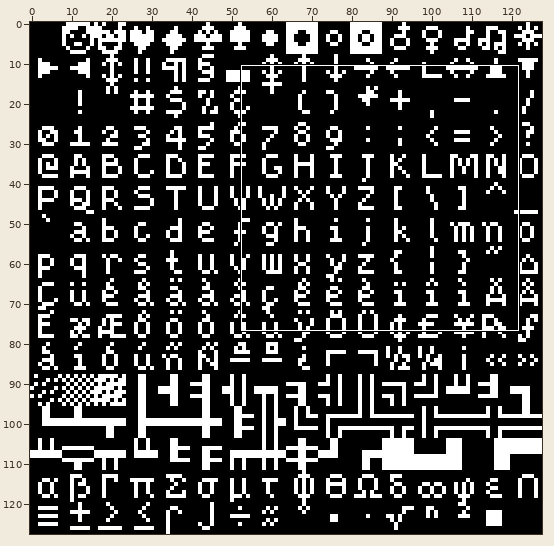
Edited in one commit: pixel-art file (src/fonts/blightbutts_8x8.aseprite). Above: a wide view before the commit, with the close-up outlined.
Close-up. As it was:
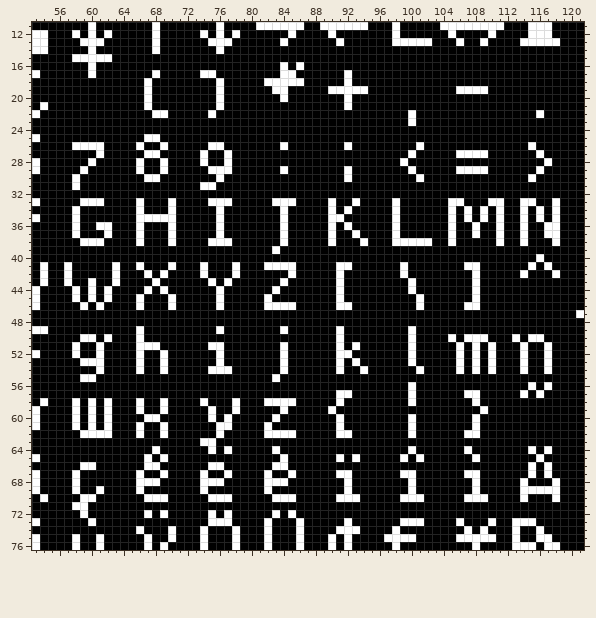
128x128 pixels, 1 frame. Shown: x 53..121, y 11..76. The commit also changed other parts of the picture, which this record leaves out.
The result:
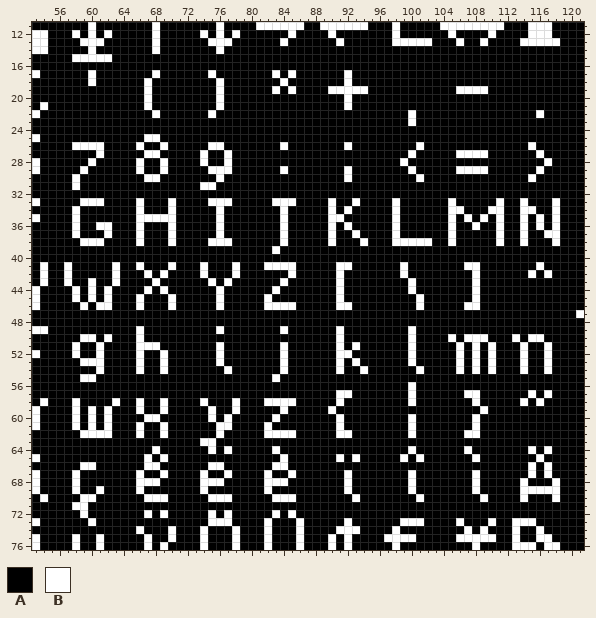
Palette (. is transparent): A #000000  B #ffffff
The exact change:
Layer "Blightbulb":
y 16: x 60 B -> A; x 84 B -> A; x 86 B -> A
y 17: x 74 B -> A; x 83..84 AB -> BA
y 18: x 60 A -> B; x 82..83 BB -> AA; x 85..86 BB -> AA
y 19: x 84..85 BA -> AB
y 20: x 84 B -> A
y 22: x 69 B -> A
y 33: x 106 B -> A; x 110 B -> A; x 115 B -> A
y 34: x 106..107 AB -> BA; x 109..110 BA -> AB; x 115..116 AB -> BA
y 36: x 116..117 AB -> BA
y 37: x 108 B -> A
y 40: x 116 B -> A
y 41: x 115..117 BAB -> ABA
y 42: x 114..115 BA -> AB; x 117..118 AB -> BA
y 46: x 62 A -> B
y 51: x 75 B -> A
y 54: x 75..76 BB -> AA
y 56: x 115 B -> A; x 117 B -> A
y 57: x 114..117 BABA -> ABAB
y 58: x 60 B -> A; x 62..63 BA -> AB; x 114 A -> B; x 116 A -> B
y 67: x 91 B -> A; x 99 B -> A; x 107 B -> A
y 70: x 91..92 BB -> AA; x 99..100 BB -> AA; x 107..108 BB -> AA
